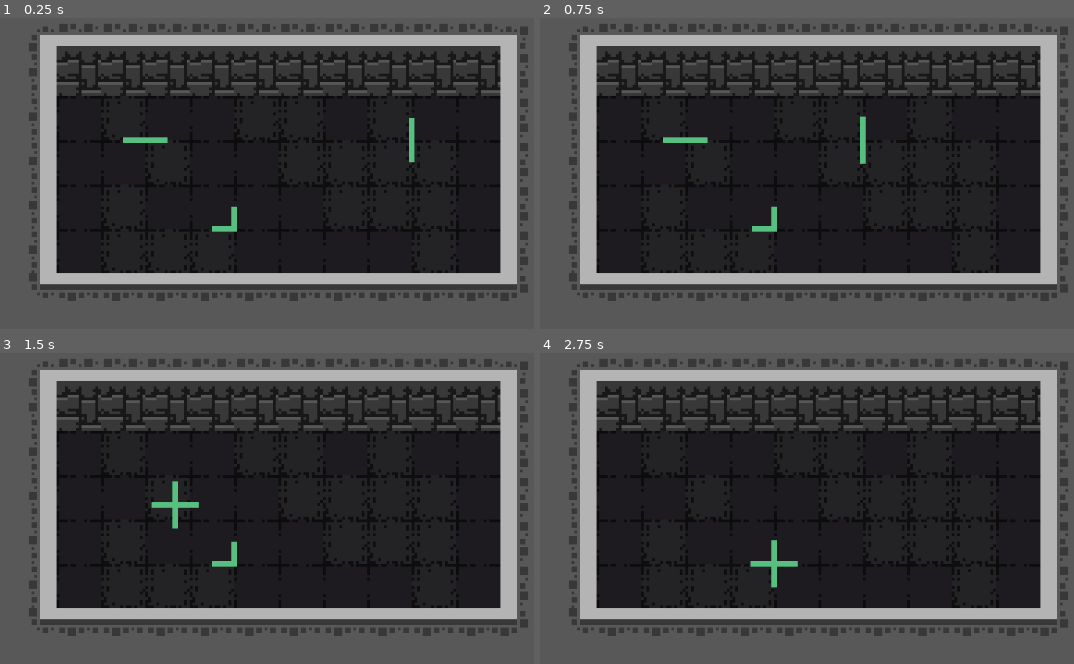
Above: before the commit, frames 1-4 (two rows, left to right).
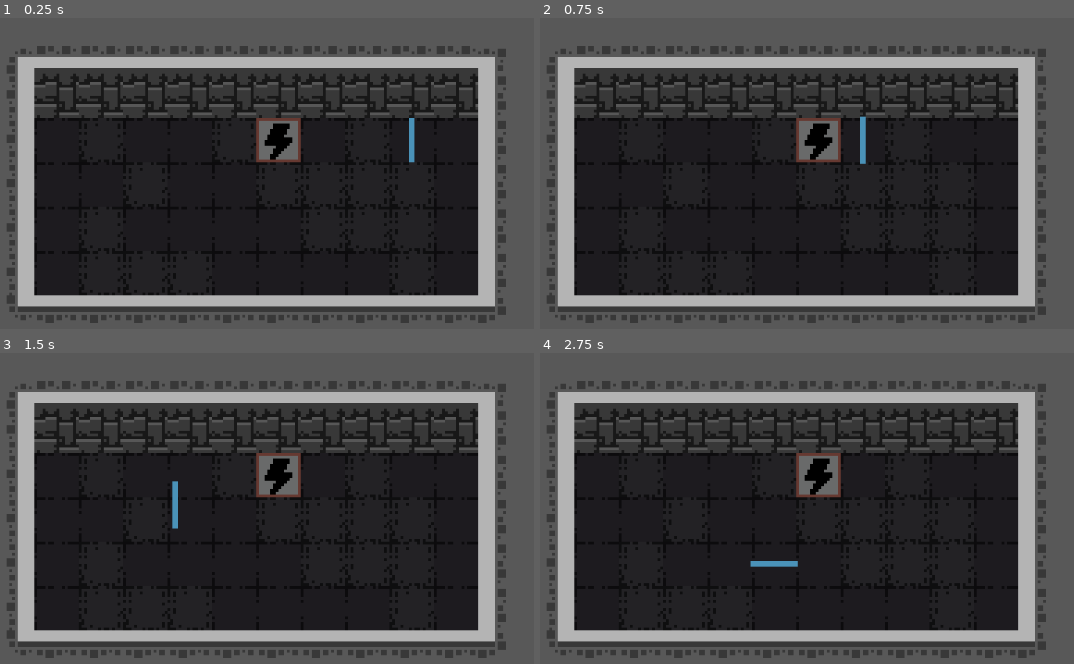
Above: after the commit, the same moments.

Repository: Clarkson1415/GMTK-Game-Jam-2025
Game: Godot game, scene res://game.tscn
Same seed, same stepped clock (60 frames per second), same inputs: the game is played once before the commit and once after it.
Inputs (mouse positions are in pixels of both pictures, inside the frame that each line leads up to):
- Up to frame 1 (0.25 s): no input
- Up to frame 2 (0.75 s): tap Enter at 0.5 s; drag from (951, 139) to (684, 139) at 0.52 s
- Up to frame 3 (1.5 s): tap Space at 1.25 s; drag from (144, 474) to (234, 564) at 1.27 s
- Up to frame 4 (2.75 s): tap Enter at 2 s; hold R from 2.03 s (still down); click (774, 564) at 2.17 s

The runs differ from the first frame. In frame 1, 39% of the frame differs, in the area x 1-99%, y 1-99%; in frame 2, 39%; in frame 3, 39%; in frame 4, 39%.

Commit message:
dragging and colours

Diff:
--- a/gmtk2025/DraggableObject.gd
+++ b/gmtk2025/DraggableObject.gd
@@ -4,7 +4,9 @@
 
 @onready var area_2d: Area2D = $Area2D
 var bodyItsInside: StaticBody2D = null
-@export var rotationTime = 0.5
+@export var rotationTime = 0.2
+
+@export var thisColour: WireColours.WireColour
 
 # Called when the node enters the scene tree for the first time.
 func _ready() -> void:
@@ -13,8 +15,12 @@
 	area_2d.body_entered.connect(onArea2DBodyEntered)
 	area_2d.body_exited.connect(onArea2DBodyExited)
 	snapToGrid()
+	modulate = WireColours.colourArray[thisColour]
 
 func onMouseEntered():
+	# if something is being dragged and its not this object
+	if Global.isDraggingGlobal:
+		return;
 	print("mouse mouse enter")
 	scale = Vector2(1.05, 1.05)
 	underCursor = true
@@ -41,6 +47,7 @@
 var underCursor: bool = false
 var dragging: bool = false
 var rPressed: bool = false
+
 func _input(event: InputEvent) -> void:
 	if !underCursor:
 		return;
@@ -49,12 +56,12 @@
 		rotateOverTime(rotationTime)
 	if !Input.is_key_pressed(KEY_R):
 		rPressed = false;
-	if Input.is_mouse_button_pressed(MOUSE_BUTTON_LEFT):
+	if Input.is_mouse_button_pressed(MOUSE_BUTTON_LEFT) and !Global.isDraggingGlobal:
 		dragging = true
-		initialPos = global_position
-		global_position = get_global_mouse_position()
-	else:
+		Global.isDraggingGlobal = true
+	elif !Input.is_mouse_button_pressed(MOUSE_BUTTON_LEFT):
 		dragging = false
+		Global.isDraggingGlobal = false
 		snapToGrid()
 
 var currentlyRotating: bool = false;
@@ -71,7 +78,12 @@
 
 # Called every frame. 'delta' is the elapsed time since the previous frame.
 func _process(delta: float) -> void:
-	pass
+	if dragging:
+		global_position = get_global_mouse_position()
+	#if dragging and !character_body_2d.is_on_ceiling and !character_body_2d.is_on_wall() and !character_body_2d.is_on_floor():
+		#global_position = get_global_mouse_position()
+
+@onready var character_body_2d: CharacterBody2D = $CharacterBody2D
 
 func snapToGrid():
 	global_position = (global_position / 16).round() * 16
--- /dev/null
+++ b/gmtk2025/WireColours.gd
@@ -0,0 +1,15 @@
+extends Node
+
+@export var colourArray: Dictionary[WireColour, Color] = {
+	WireColour.green: Color("#669674"), WireColour.blue: Color("#4a92b8")}
+
+enum WireColour {blue, green}
+
+# Called when the node enters the scene tree for the first time.
+func _ready() -> void:
+	pass # Replace with function body.
+
+
+# Called every frame. 'delta' is the elapsed time since the previous frame.
+func _process(delta: float) -> void:
+	pass
--- a/gmtk2025/game.tscn
+++ b/gmtk2025/game.tscn
@@ -7,8 +7,8 @@
 [ext_resource type="Texture2D" uid="uid://bqkn5r5mgxw3b" path="res://my/wireV.png" id="6_ryrav"]
 [ext_resource type="Texture2D" uid="uid://bt3t4xs576ys4" path="res://newart/Topdown shadows-Sheet.png" id="7_mfdv2"]
 [ext_resource type="Texture2D" uid="uid://cwkfafgly8mj3" path="res://newart/Wall tiles-Sheet.png" id="8_iotsf"]
-[ext_resource type="Texture2D" uid="uid://l3qmaqn3e2vg" path="res://my/wireCorner.png" id="9_hve3p"]
-[ext_resource type="Texture2D" uid="uid://dq3xckdievaq8" path="res://my/wireH.png" id="9_vef74"]
+[ext_resource type="Texture2D" uid="uid://xhk4rn5mtbpv" path="res://my/emptyTile.png" id="10_hve3p"]
+[ext_resource type="Texture2D" uid="uid://cirpv5j2dl16g" path="res://my/lighning.png" id="11_mfdv2"]
 
 [sub_resource type="TileSetAtlasSource" id="TileSetAtlasSource_lc2xo"]
 texture = ExtResource("4_j5wjh")
@@ -65,9 +65,7 @@
 [sub_resource type="TileSetAtlasSource" id="TileSetAtlasSource_215e1"]
 texture = ExtResource("5_vef74")
 0:0/0 = 0
-0:0/0/physics_layer_0/polygon_0/points = PackedVector2Array(-8, -8, 8, -8, 8, 8, -8, 8)
-1:0/0 = 0
-1:0/0/physics_layer_0/polygon_0/points = PackedVector2Array(-8, -8, 8, -8, 8, 8, -8, 8)
+1:0/0 = 0
 2:0/0 = 0
 3:0/0 = 0
 4:0/0 = 0
@@ -81,22 +79,35 @@
 [sub_resource type="TileSetAtlasSource" id="TileSetAtlasSource_7sc4i"]
 texture = ExtResource("6_hve3p")
 0:0/0 = 0
-1:0/0 = 0
-2:0/0 = 0
-3:0/0 = 0
-4:0/0 = 0
-5:0/0 = 0
+0:0/0/physics_layer_0/polygon_0/points = PackedVector2Array(-8, -8, 8, -8, 8, 8, -8, 8)
+1:0/0 = 0
+1:0/0/physics_layer_0/polygon_0/points = PackedVector2Array(-8, -8, 8, -8, 8, 8, -8, 8)
+2:0/0 = 0
+2:0/0/physics_layer_0/polygon_0/points = PackedVector2Array(-8, -8, 8, -8, 8, 8, -8, 8)
+3:0/0 = 0
+4:0/0 = 0
+4:0/0/physics_layer_0/polygon_0/points = PackedVector2Array(-8, -8, 8, -8, 8, 8, -8, 8)
+5:0/0 = 0
+5:0/0/physics_layer_0/polygon_0/points = PackedVector2Array(-8, -8, 8, -8, 8, 8, -8, 8)
 6:0/0 = 0
 0:1/0 = 0
+0:1/0/physics_layer_0/polygon_0/points = PackedVector2Array(-8, -8, 8, -8, 8, 8, -8, 8)
 1:1/0 = 0
+1:1/0/physics_layer_0/polygon_0/points = PackedVector2Array(-8, -8, 8, -8, 8, 8, -8, 8)
 2:1/0 = 0
+2:1/0/physics_layer_0/polygon_0/points = PackedVector2Array(-8, -8, 8, -8, 8, 8, -8, 8)
 3:1/0 = 0
 4:1/0 = 0
+4:1/0/physics_layer_0/polygon_0/points = PackedVector2Array(-8, -8, 8, -8, 8, 8, -8, 8)
 5:1/0 = 0
+5:1/0/physics_layer_0/polygon_0/points = PackedVector2Array(-8, -8, 8, -8, 8, 8, -8, 8)
 6:1/0 = 0
 0:2/0 = 0
+0:2/0/physics_layer_0/polygon_0/points = PackedVector2Array(-8, -8, 8, -8, 8, 8, -8, 8)
 1:2/0 = 0
+1:2/0/physics_layer_0/polygon_0/points = PackedVector2Array(-8, -8, 8, -8, 8, 8, -8, 8)
 2:2/0 = 0
+2:2/0/physics_layer_0/polygon_0/points = PackedVector2Array(-8, -8, 8, -8, 8, 8, -8, 8)
 3:2/0 = 0
 4:2/0 = 0
 5:2/0 = 0
@@ -146,9 +157,13 @@
 [sub_resource type="TileSetAtlasSource" id="TileSetAtlasSource_e8heu"]
 texture = ExtResource("8_iotsf")
 0:0/0 = 0
-1:0/0 = 0
-2:0/0 = 0
-3:0/0 = 0
+0:0/0/physics_layer_0/polygon_0/points = PackedVector2Array(-8, -8, 8, -8, 8, 8, -8, 8)
+1:0/0 = 0
+1:0/0/physics_layer_0/polygon_0/points = PackedVector2Array(-8, -8, 8, -8, 8, 8, -8, 8)
+2:0/0 = 0
+2:0/0/physics_layer_0/polygon_0/points = PackedVector2Array(-8, -8, 8, -8, 8, 8, -8, 8)
+3:0/0 = 0
+3:0/0/physics_layer_0/polygon_0/points = PackedVector2Array(-8, -8, 8, -8, 8, 8, -8, 8)
 
 [sub_resource type="TileSet" id="TileSet_rvswv"]
 physics_layer_0/collision_layer = 1
@@ -170,12 +185,13 @@
 
 [node name="TileMapLayer2" type="TileMapLayer" parent="tilemaps" groups=["dropable"]]
 z_index = -5
+position = Vector2(-8, 8)
 tile_map_data = PackedByteArray("AAD4//n/AgABAAEAAAD4//r/AgABAAEAAAD4//v/AgABAAEAAAD4//z/AgABAAEAAAD4//3/AgABAAEAAAD4// …(4624 unchanged characters)…
 tile_set = SubResource("TileSet_rvswv")
 
 [node name="DraggablePowerCableV" type="Node2D" parent="."]
-modulate = Color(0.341517, 0.75136, 0.502743, 1)
-position = Vector2(40, -8)
+modulate = Color(0.919808, 6.95008e-05, 0.708071, 1)
+position = Vector2(40, -16)
 script = ExtResource("6_j5wjh")
 
 [node name="Area2D" type="Area2D" parent="DraggablePowerCableV"]
@@ -186,28 +202,11 @@
 [node name="Sprite2D" type="Sprite2D" parent="DraggablePowerCableV"]
 texture = ExtResource("6_ryrav")
 
-[node name="DraggablePowerCableH" type="Node2D" parent="."]
-modulate = Color(0.341517, 0.75136, 0.502743, 1)
-position = Vector2(-40, -8)
-script = ExtResource("6_j5wjh")
-
-[node name="Area2D" type="Area2D" parent="DraggablePowerCableH"]
-
-[node name="CollisionShape2D" type="CollisionShape2D" parent="DraggablePowerCableH/Area2D"]
-shape = SubResource("RectangleShape2D_vef74")
-
-[node name="Sprite2D" type="Sprite2D" parent="DraggablePowerCableH"]
-texture = ExtResource("9_vef74")
-
-[node name="DraggablePowerCableCorner" type="Node2D" parent="."]
-modulate = Color(0.341517, 0.75136, 0.502743, 1)
-position = Vector2(-16, 16)
-script = ExtResource("6_j5wjh")
-
-[node name="Area2D" type="Area2D" parent="DraggablePowerCableCorner"]
-
-[node name="CollisionShape2D" type="CollisionShape2D" parent="DraggablePowerCableCorner/Area2D"]
-shape = SubResource("RectangleShape2D_vef74")
-
-[node name="Sprite2D" type="Sprite2D" parent="DraggablePowerCableCorner"]
-texture = ExtResource("9_hve3p")
+[node name="Node2D" type="Node2D" parent="."]
+position = Vector2(0, -16)
+
+[node name="tile" type="Sprite2D" parent="Node2D"]
+texture = ExtResource("10_hve3p")
+
+[node name="lightning" type="Sprite2D" parent="Node2D"]
+texture = ExtResource("11_mfdv2")
--- /dev/null
+++ b/gmtk2025/global.gd
@@ -0,0 +1,12 @@
+extends Node
+
+var isDraggingGlobal = false
+
+# Called when the node enters the scene tree for the first time.
+func _ready() -> void:
+	pass # Replace with function body.
+
+
+# Called every frame. 'delta' is the elapsed time since the previous frame.
+func _process(delta: float) -> void:
+	pass
--- a/gmtk2025/project.godot
+++ b/gmtk2025/project.godot
@@ -15,6 +15,11 @@
 config/features=PackedStringArray("4.4", "GL Compatibility")
 config/icon="res://icon.svg"
 
+[autoload]
+
+Global="*res://global.gd"
+WireColours="*res://WireColours.gd"
+
 [input]
 
 leftClick={
Not shown, added: gmtk2025/WireColours.gd.uid
Not shown, added: gmtk2025/global.gd.uid
